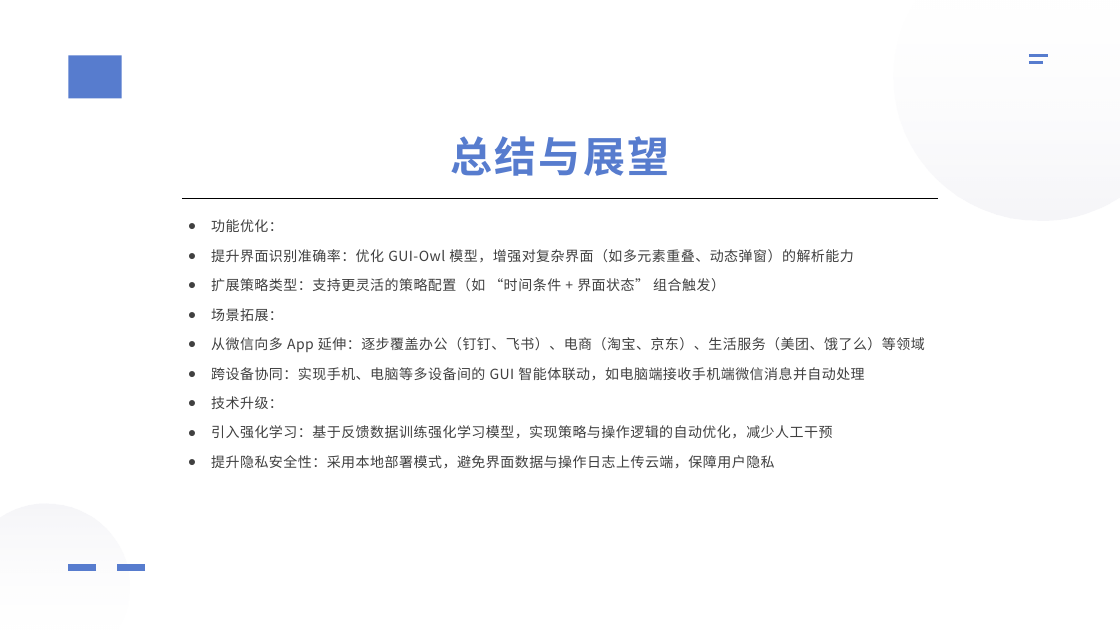
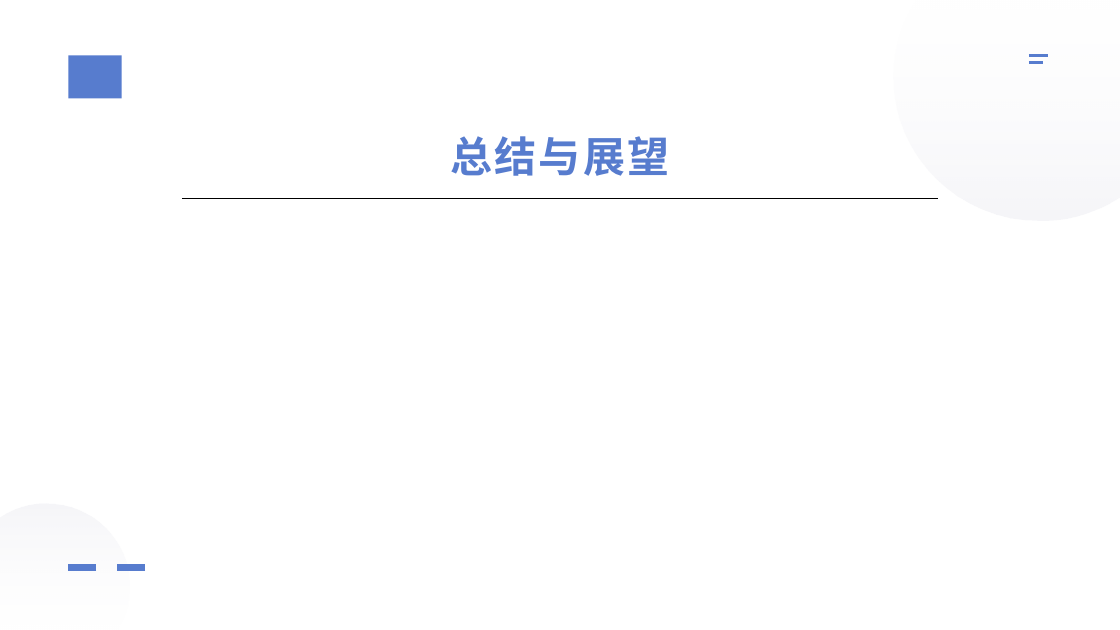
Before and after one commit to 221240008/2025_AI_projrct, a slide deck: slide 17 of 中期展示.pptx. Drawn at 1120x630 pixels with LibreOffice and Linux fonts; fonts in the diff are those of the drawing. Boxes give left, top, right and bottom in pixels: in the first picture for what was removed or moved away, otherwise in the second. Text is boxed around its words. In the diff, an @@ line names an element or a change of style, - is before the commit and + after.

Commit message:
修改中期展示（除技术实现部分）

```diff
--- a/中期展示.pptx
+++ b/中期展示.pptx
@@ text removed at [211, 219, 925, 468] @@
-● 功能优化：
-● 提升界面识别准确率：优化 GUI-Owl 模型，增强对复杂界面（如多元素重叠、动态弹窗）的解析能力
-● 扩展策略类型：支持更灵活的策略配置（如 “时间条件 + 界面状态” 组合触发）
-● 场景拓展：
-● 从微信向多 App 延伸：逐步覆盖办公（钉钉、飞书）、电商（淘宝、京东）、生活服务（美团、饿了么）等领域
-● 跨设备协同：实现手机、电脑等多设备间的 GUI 智能体联动，如电脑端接收手机端微信消息并自动处理
-● 技术升级：
-● 引入强化学习：基于反馈数据训练强化学习模型，实现策略与操作逻辑的自动优化，减少人工干预
-● 提升隐私安全性：采用本地部署模式，避免界面数据与操作日志上传云端，保障用户隐私
```
Also in this commit, not shown: 11 other slides changed, 2 other files.
